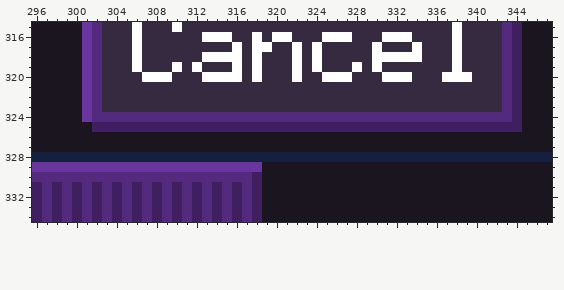
File history of a pixel-art file, assets/gui/gui-design.aseprite. The picture above was drawn from the file before the commit.
640x400 pixels, 1 frame. Colours within 5 levels of each other are drawn and written as one. Shown: x 296..347, y 315..334. The commit also changed other parts of the picture, which this record leaves out.
The same view after the edit:
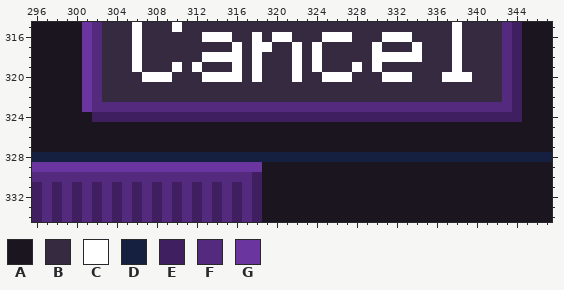
Palette (. is transparent): A #1a151f  B #352a3f  C #ffffff  D #151f3f  E #3f1f5f  F #542a7f  G #6a359f
Difference:
Changed rows in their new state; - is an unchanged pixel.
first column x 301:
323 --FFFFFFFFFFFFFFFFFFFFFFFFFFFFFFFFFFFFFFFF--
324 AEEEEEEEEEEEEEEEEEEEEEEEEEEEEEEEEEEEEEEEEEE-
325 -AAAAAAAAAAAAAAAAAAAAAAAAAAAAAAAAAAAAAAAAAAA
Boxes around the changes in both pictures, in picture pixels (x1, y1, x2, y2):
changed: (82, 102, 522, 132)
